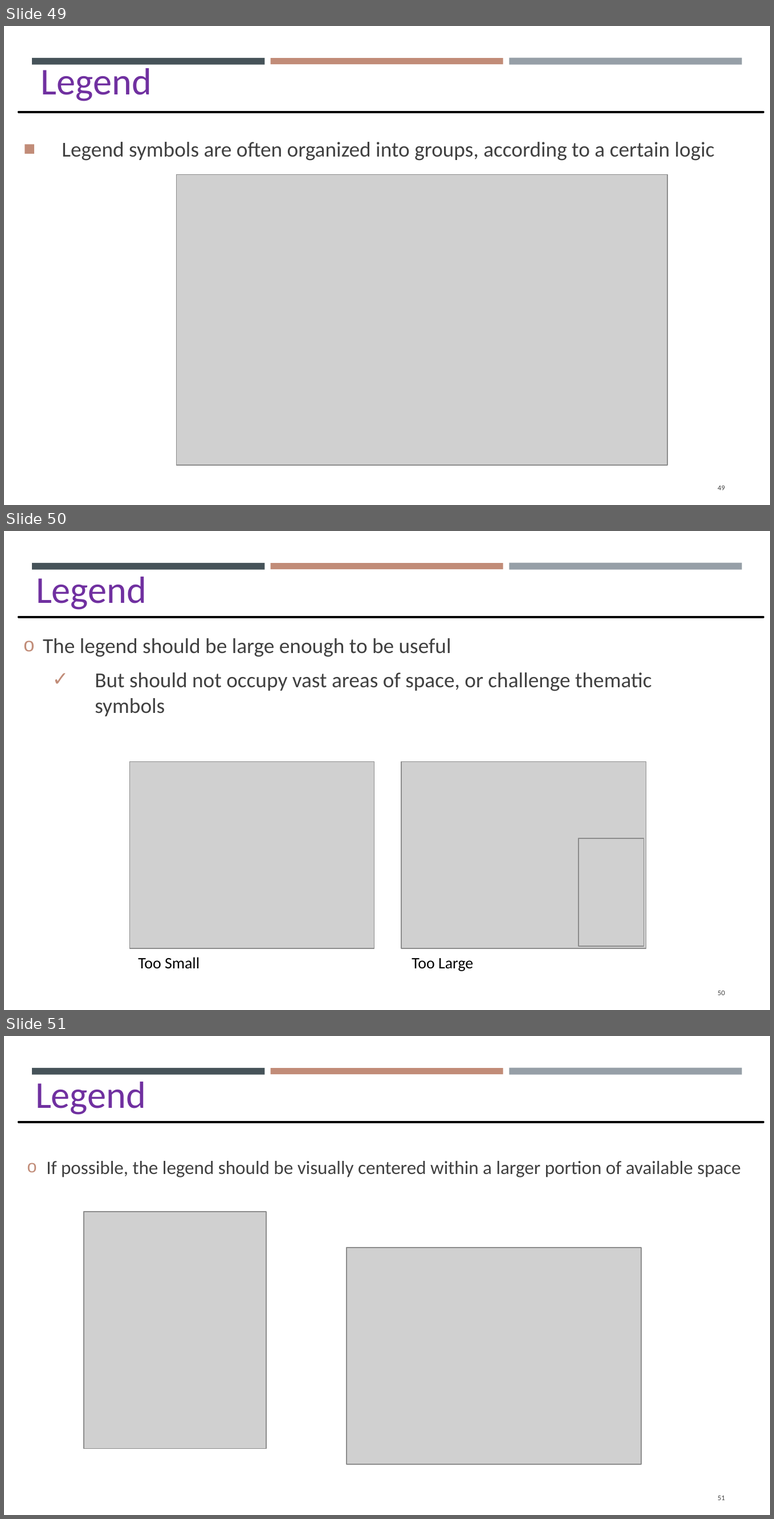
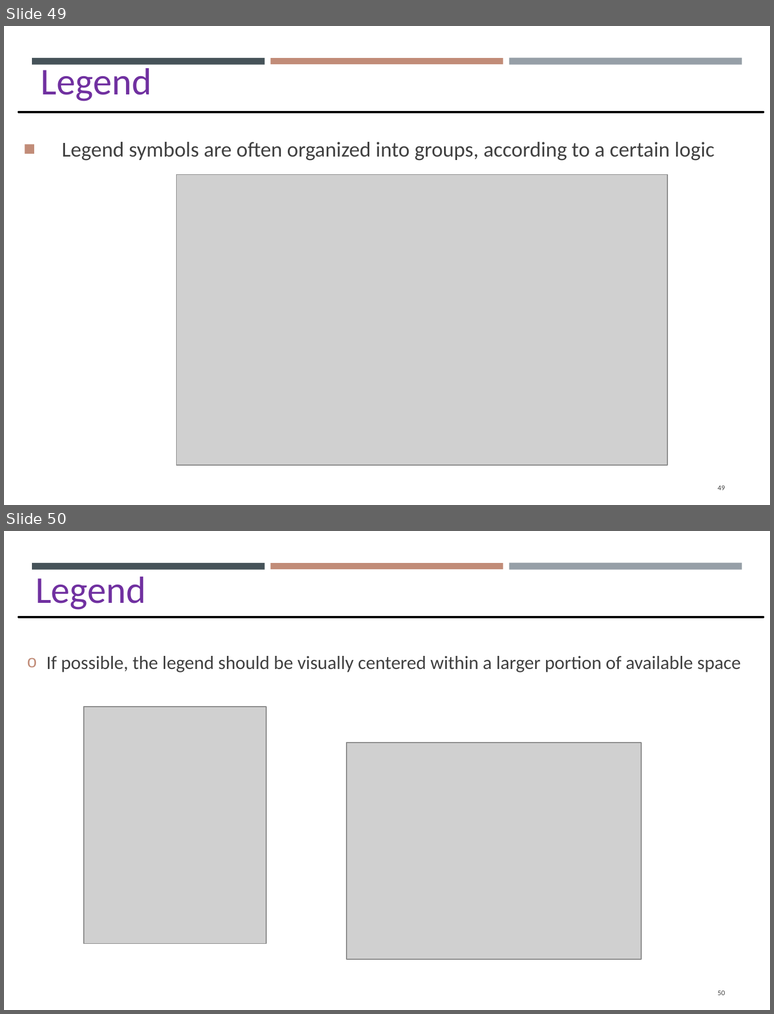
Before and after one commit to gisynw/GIS_I, a slide deck: docs/Lectures/Week07/Lecture07_GEOG2475_Tuesday.pptx. Shown one above the other, each under a label of ours: slides 49, 50 and 51 before the commit, slides 49 and 50 after it. The pictures are 774x1519 and 774x1014 pixels, drawn with LibreOffice and Linux fonts; fonts in the diff are those of the drawing; grey boxes stand for pictures. Boxes give left, top, right and bottom in pixels: in the first picture for what was removed or moved away, otherwise in the second. Text is boxed around its words. In the diff, an @@ line names an element or a change of style, - is before the commit and + after.

```diff
--- a/docs/Lectures/Week07/Lecture07_GEOG2475_Tuesday.pptx
+++ b/docs/Lectures/Week07/Lecture07_GEOG2475_Tuesday.pptx
@@ slide 50 removed at <box>4,531,770,1010</box>, background #FFFFFF; not listed: 3 template elements that a slide beside it also shows @@
@@ text removed at <box>36,577,146,610</box> @@
-Legend
@@ line removed from (18, 617) to (763, 617) @@
@@ text removed at <box>43,638,652,716</box> @@
-o The legend should be large enough to be useful
-  ✓ But should not occupy vast areas of space, or challenge thematic symbols
@@ picture removed at <box>130,762,374,948</box> @@
@@ picture removed at <box>401,762,646,948</box> @@
@@ picture removed at <box>579,838,644,947</box> @@
@@ text removed at <box>138,957,200,969</box> @@
-Too Small
@@ text removed at <box>412,958,473,971</box> @@
-Too Large
@@ page number removed at <box>718,990,725,995</box> @@
-50
@@ what was slide 51 is now slide 50 @@
@@ page number at <box>718,990,725,995</box>: text changed @@
-51
+50
```
Also in this commit, not shown: 1 slide changed, 1 slide added, 10 other files.
